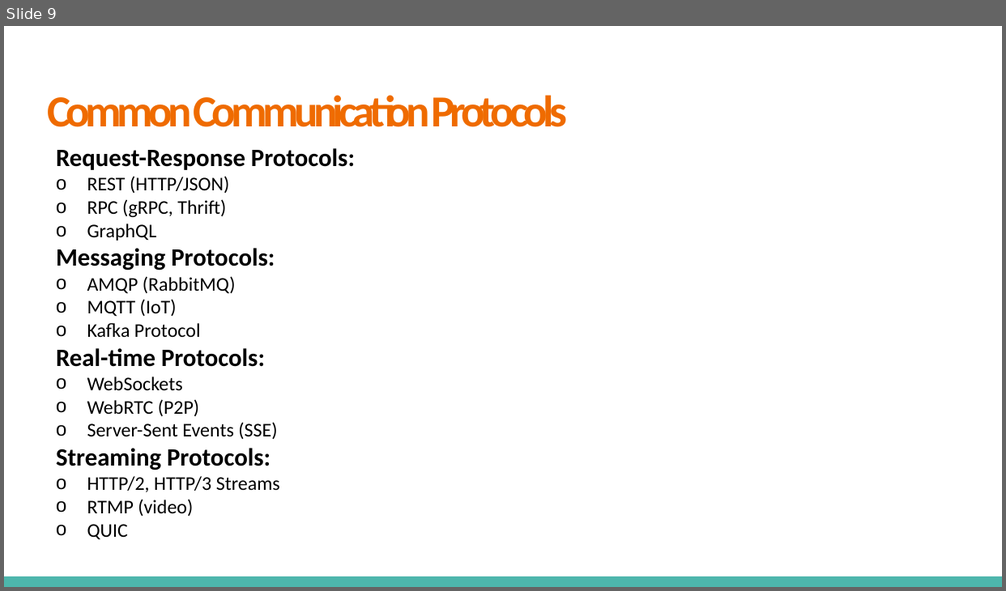
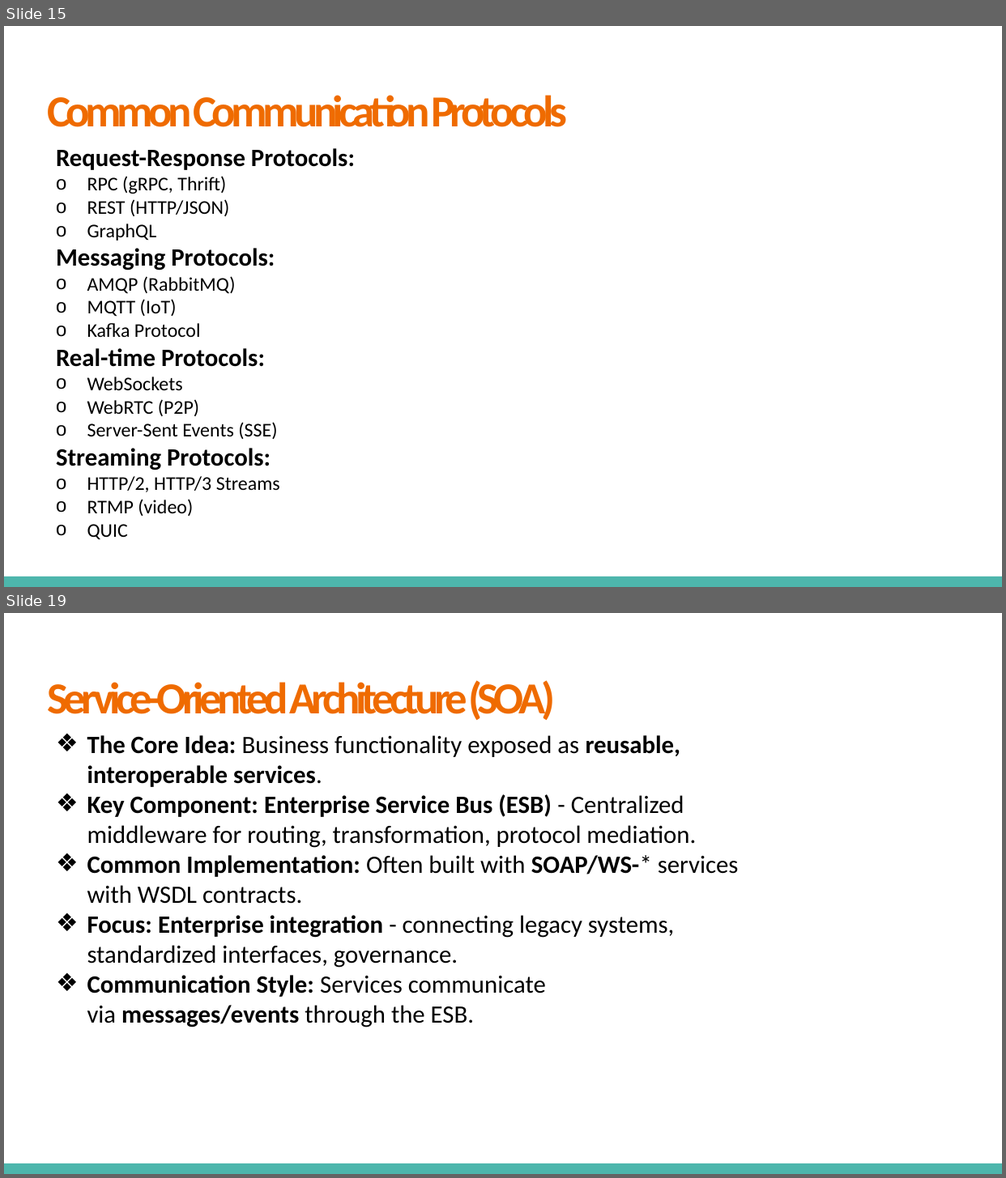
Before and after one commit to VikashChauhan51/system-design, a slide deck: High Level System Design/Fundamentals/4. Communication Networks and Protocols/Communication Networks & Protocols.pptx. Shown one above the other, each under a label of ours: slide 9 before the commit, slides 15 and 19 after it; the slides between them are not shown. The pictures are 1006x591 and 1006x1178 pixels, drawn with LibreOffice and Linux fonts; fonts in the diff are those of the drawing. Boxes give left, top, right and bottom in pixels: in the first picture for what was removed or moved away, otherwise in the second. Text is boxed around its words. In the diff, an @@ line names an element or a change of style, - is before the commit and + after.

Commit message:
networks  communication and protocols

```diff
--- a/High Level System Design/Fundamentals/4. Communication Networks and Protocols/Communication Networks & Protocols.pptx
+++ b/High Level System Design/Fundamentals/4. Communication Networks and Protocols/Communication Networks & Protocols.pptx
@@ slide 19 added at [4,613,1002,1174], background #FFFFFF; not listed: 1 template element that a slide beside it also shows @@
@@ title added at [48,680,555,720], 32 pt, text #EF6B00, bold @@
+Service-Oriented Architecture (SOA)
@@ text added at [87,735,739,1028], 18 pt, text #000000 @@
+❖ The Core Idea: Business functionality exposed as reusable, interoperable services.
+❖ Key Component: Enterprise Service Bus (ESB) - Centralized middleware for routing, transformation, protocol mediation.
+❖ Common Implementation: Often built with SOAP/WS-* services with WSDL contracts.
+❖ Focus: Enterprise integration - connecting legacy systems, standardized interfaces, governance.
+❖ Communication Style: Services communicate via messages/events through the ESB.
@@ what was slide 9 is now slide 15 @@
@@ slide 15 changed as well @@
@@ text at [87,176,226,194]: paragraph added @@
+  o RPC (gRPC, Thrift)
@@ text at [87,199,226,217]: paragraph removed @@
-  o RPC (gRPC, Thrift)
```
Also in this commit, not shown: 4 other slides changed, 23 other slides added, 1 slide removed.
